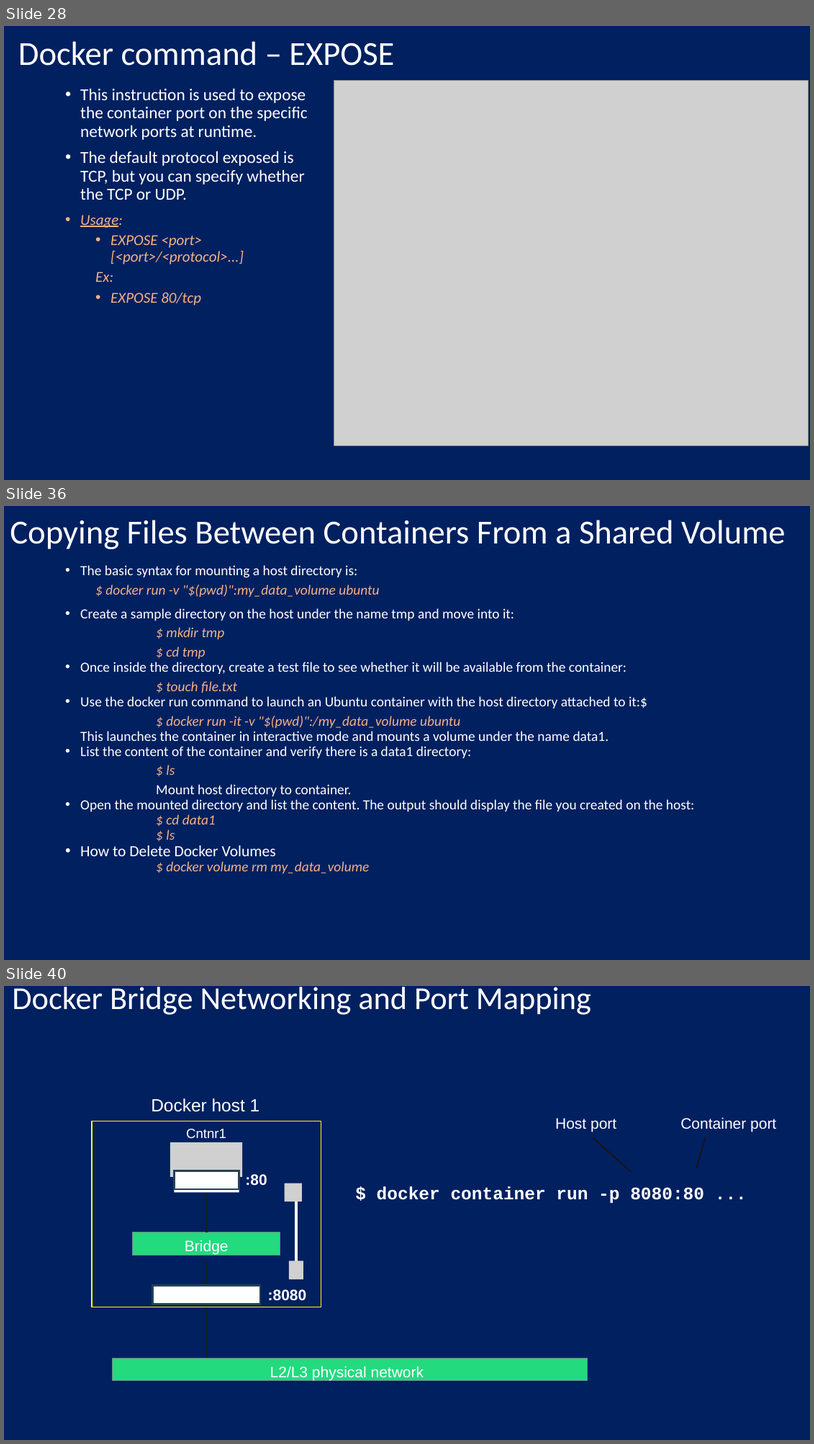
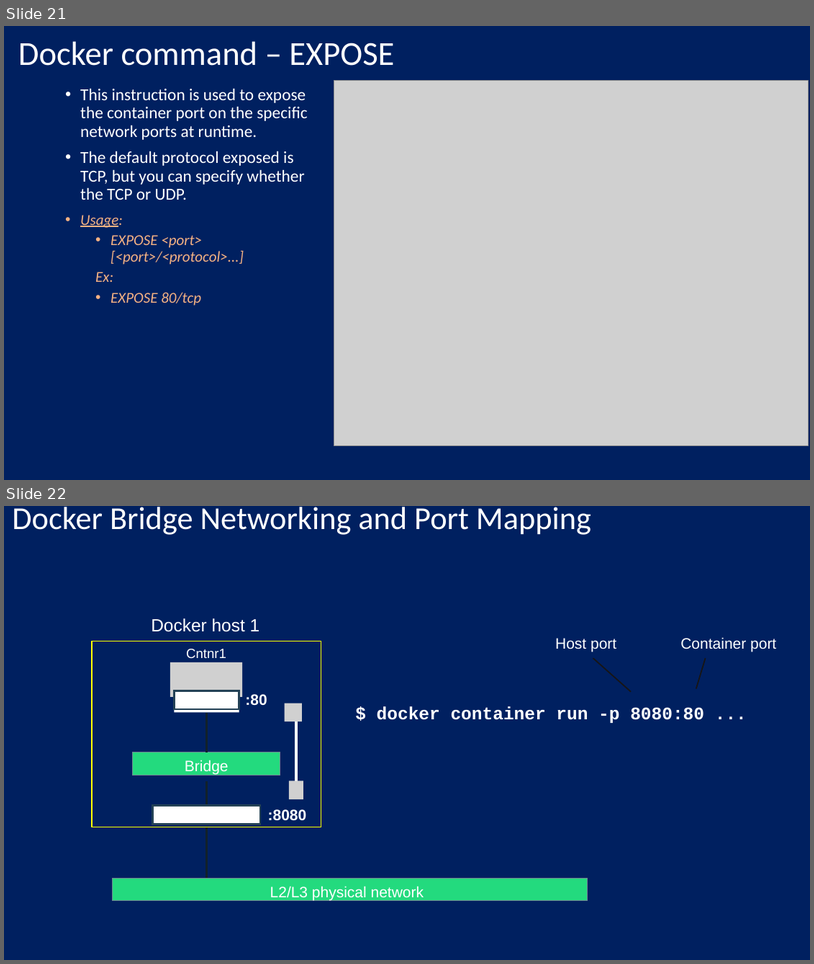
Before and after one commit to nitinmanojkumar/2024-08Oct-01Oct-THI-K8s, a slide deck: Docker-Master-Presentation.ppt. Shown one above the other, each under a label of ours: slides 28, 36 and 40 before the commit, slides 21 and 22 after it; the slides between them are not shown. The pictures are 814x1444 and 814x964 pixels, drawn with LibreOffice and Linux fonts; fonts in the diff are those of the drawing; grey boxes stand for pictures; background and template pictures are left out. Boxes give left, top, right and bottom in pixels: in the first picture for what was removed or moved away, otherwise in the second. Text is boxed around its words. In the diff, an @@ line names an element or a change of style, - is before the commit and + after.

Commit message:
Updated Dockerfile

```diff
--- a/Docker-Master-Presentation.ppt
+++ b/Docker-Master-Presentation.ppt
@@ slide 36 removed at [4,506,810,960], background #002060 @@
@@ title removed at [10,520,786,549] @@
-Copying Files Between Containers From a Shared Volume
@@ text removed at [80,565,695,873] @@
-• The basic syntax for mounting a host directory is:
-  $ docker run -v "$(pwd)":my_data_volume ubuntu
-• Create a sample directory on the host under the name tmp and move into it:
-  $ mkdir tmp
-  $ cd tmp
-• Once inside the directory, create a test file to see whether it will be available from the container:
-  $ touch file.txt
-• Use the docker run command to launch an Ubuntu container with the host directory attached to it:$
-  $ docker run -it -v "$(pwd)":/my_data_volume ubuntu
-This launches the container in interactive mode and mounts a volume under the name data1.
-• List the content of the container and verify there is a data1 directory:
-  $ ls
-  Mount host directory to container.
-• Open the mounted directory and list the content. The output should display the file you created on the host:
-  $ cd data1
-  $ ls
-• How to Delete Docker Volumes
-  $ docker volume rm my_data_volume
@@ what was slide 28 is now slide 21 @@
@@ what was slide 40 is now slide 22 @@
```
Also in this commit, not shown: 21 other slides removed.
